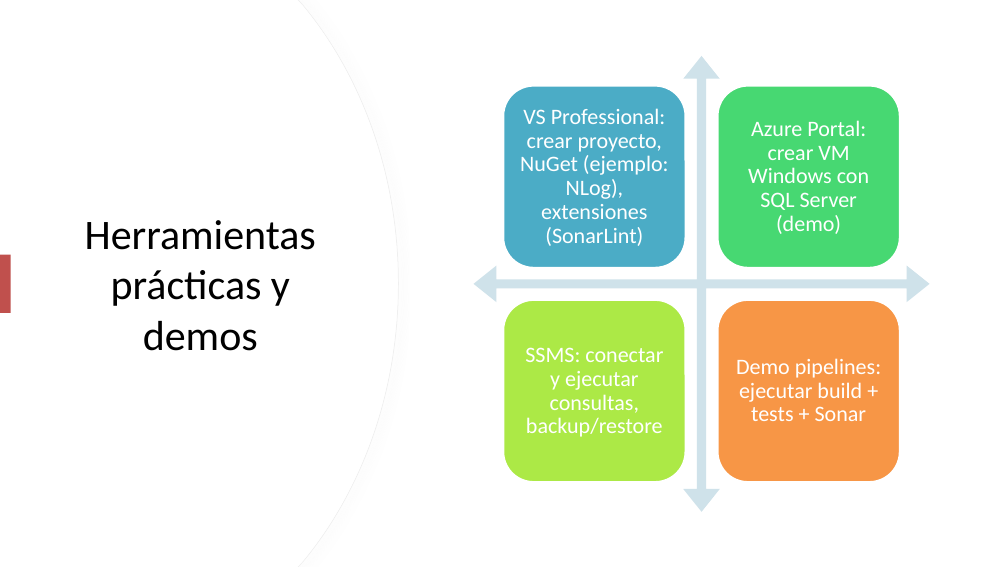
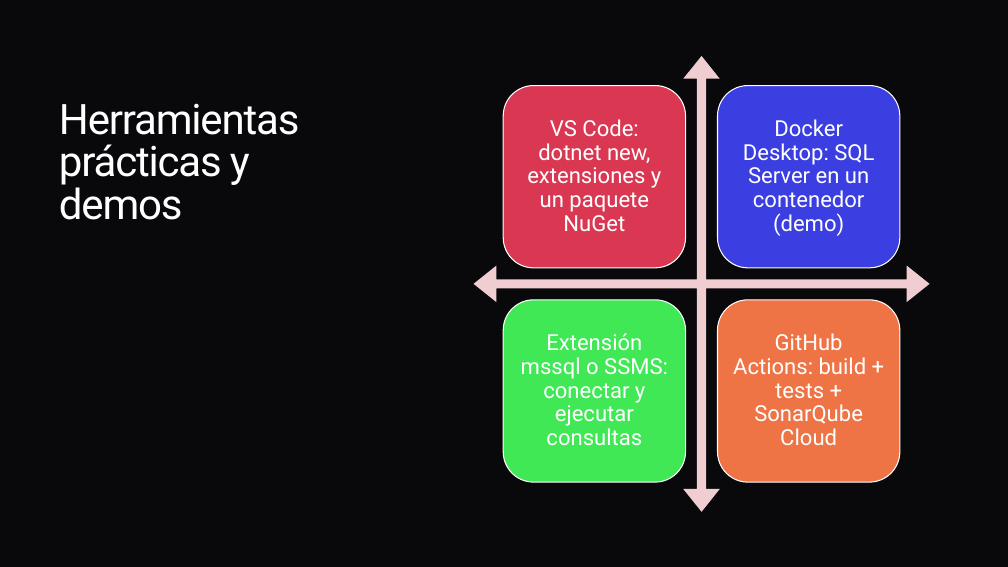
Before and after one commit to ybenzina/formacion-dotnet-junior, a slide deck: slide 20 of docs/masterclasses/masterclass-dotnet-technologies.pptx (slide 15 before the commit). Drawn at 1008x567 pixels with LibreOffice and Linux fonts; fonts in the diff are those of the drawing. Boxes give left, top, right and bottom in pixels: in the first picture for what was removed or moved away, otherwise in the second. Text is boxed around its words. In the diff, an @@ line names an element or a change of style, - is before the commit and + after.

```diff
--- a/docs/masterclasses/masterclass-dotnet-technologies.pptx
+++ b/docs/masterclasses/masterclass-dotnet-technologies.pptx
@@ background #FFFFFF to #09090C @@
@@ freeform shape removed at [0, 0, 399, 567] @@
@@ freeform shape removed at [0, 0, 398, 567] @@
@@ quad arrow at [473, 56, 929, 512]: fill #D0E3EA to #F1CED1 @@
@@ rounded rectangle at [503, 85, 685, 268]: fill #4BACC6 to #D93752; outline #FFFFFF 2 pt to #FFFFFF 1 pt @@
@@ rounded rectangle at [718, 85, 900, 268]: fill #47D872 to #3B3EE1; outline #FFFFFF 2 pt to #FFFFFF 1 pt @@
@@ title "Herramientas prácticas y demos" at [59, 103, 299, 220]: font Calibri to Roboto, text colour #000000 to #FFFFFF, letter spacing 0 to -1.1 pt; alignment centre to left; line spacing 1 to 0.85; vertical alignment middle to top @@
@@ text at [527, 119, 661, 231]: text changed; font Calibri to Roboto @@
-VS Professional: crear proyecto, NuGet (ejemplo: NLog), extensiones (SonarLint)
+VS Code: dotnet new, extensiones y un paquete NuGet
@@ text at [743, 119, 874, 236]: text changed; font Calibri to Roboto @@
-Azure Portal: crear VM Windows con SQL Server (demo)
+Docker Desktop: SQL Server en un contenedor (demo)
@@ rectangle removed at [0, 255, 11, 313] @@
@@ rounded rectangle at [503, 300, 685, 482]: fill #ACE946 to #40E855; outline #FFFFFF 2 pt to #FFFFFF 1 pt @@
@@ rounded rectangle at [718, 300, 900, 482]: fill #F79646 to #EE7345; outline #FFFFFF 2 pt to #FFFFFF 1 pt @@
@@ text at [521, 333, 668, 445]: text changed; font Calibri to Roboto @@
-SSMS: conectar y ejecutar consultas, backup/restore
+Extensión mssql o SSMS: conectar y ejecutar consultas
@@ text at [733, 333, 867, 445]: text changed; font Calibri to Roboto @@
-Demo pipelines: ejecutar build + tests + Sonar
+GitHub Actions: build + tests + SonarQube Cloud
```
Also in this commit, not shown: 8 other slides changed, 36 slides added, 16 slides removed, 9 other files.
